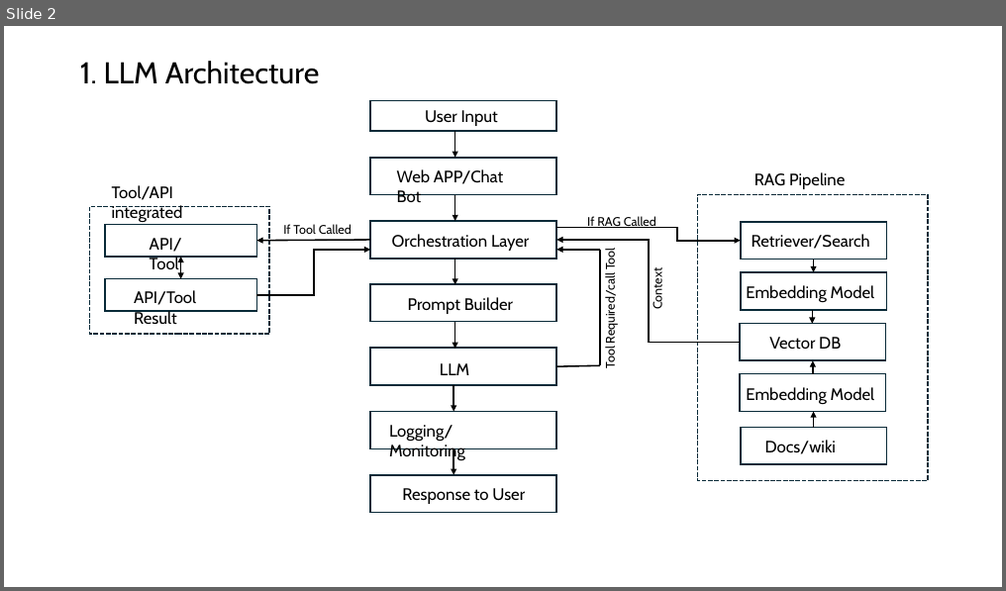
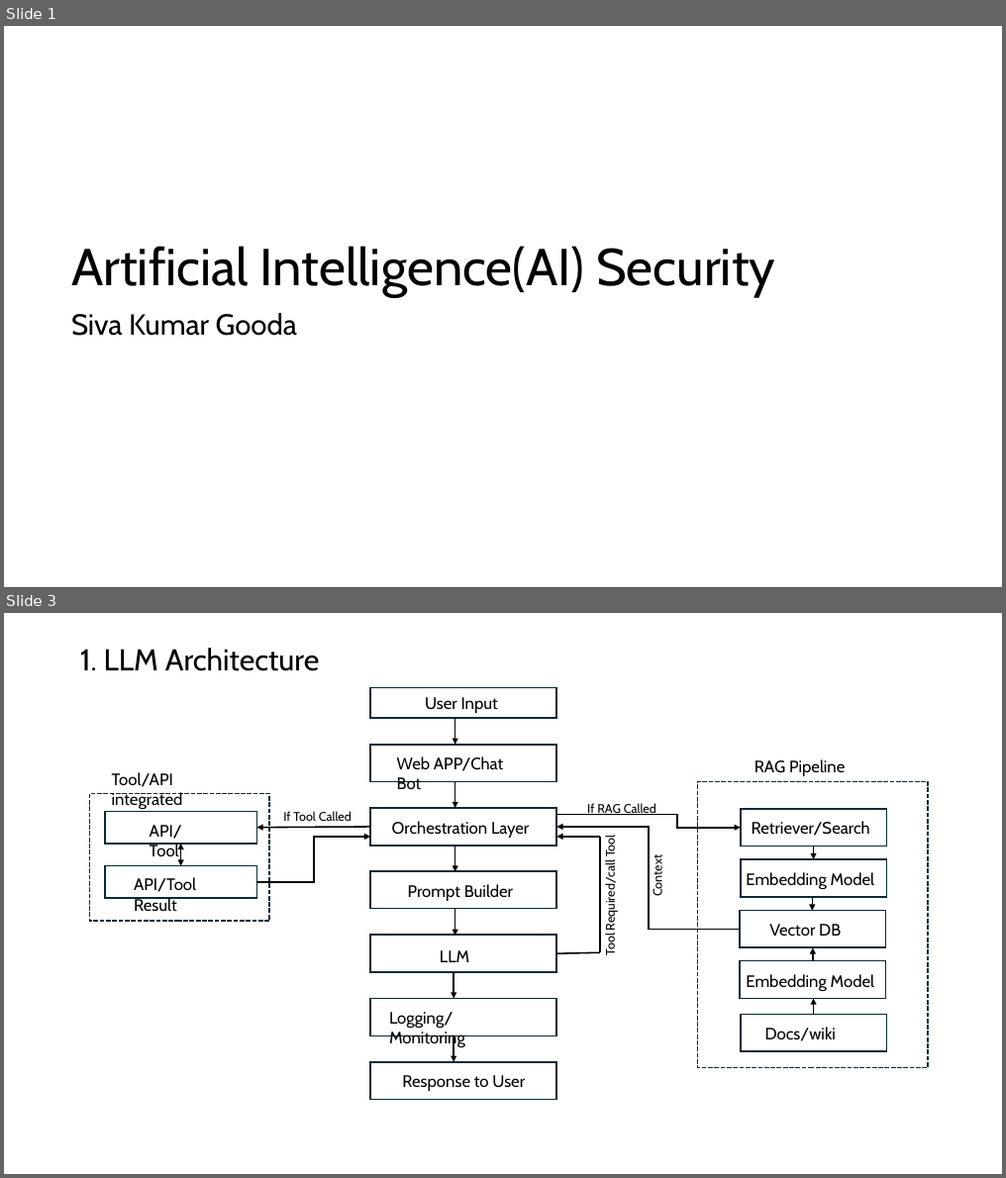
Before and after one commit to SivakumarGooda/AI-Security-Training, a slide deck: AI.pptx. Shown one above the other, each under a label of ours: slide 2 before the commit, slides 1 and 3 after it; the slides between them are not shown. The pictures are 1006x591 and 1006x1178 pixels, drawn with LibreOffice and Linux fonts; fonts in the diff are those of the drawing. Boxes give left, top, right and bottom in pixels: in the first picture for what was removed or moved away, otherwise in the second. Text is boxed around its words. In the diff, an @@ line names an element or a change of style, - is before the commit and + after.

```diff
--- a/AI.pptx
+++ b/AI.pptx
@@ slide 1 added at [4, 26, 1002, 587], background #FFFFFF @@
@@ text added at [71, 246, 775, 297], 50 pt, text #000000 @@
+Artificial Intelligence(AI) Security
@@ text added at [71, 313, 297, 336], 28 pt, text #000000 @@
+Siva Kumar Gooda
@@ what was slide 2 is now slide 3 @@
```
Also in this commit, not shown: 9 other slides added, 1 slide removed.
